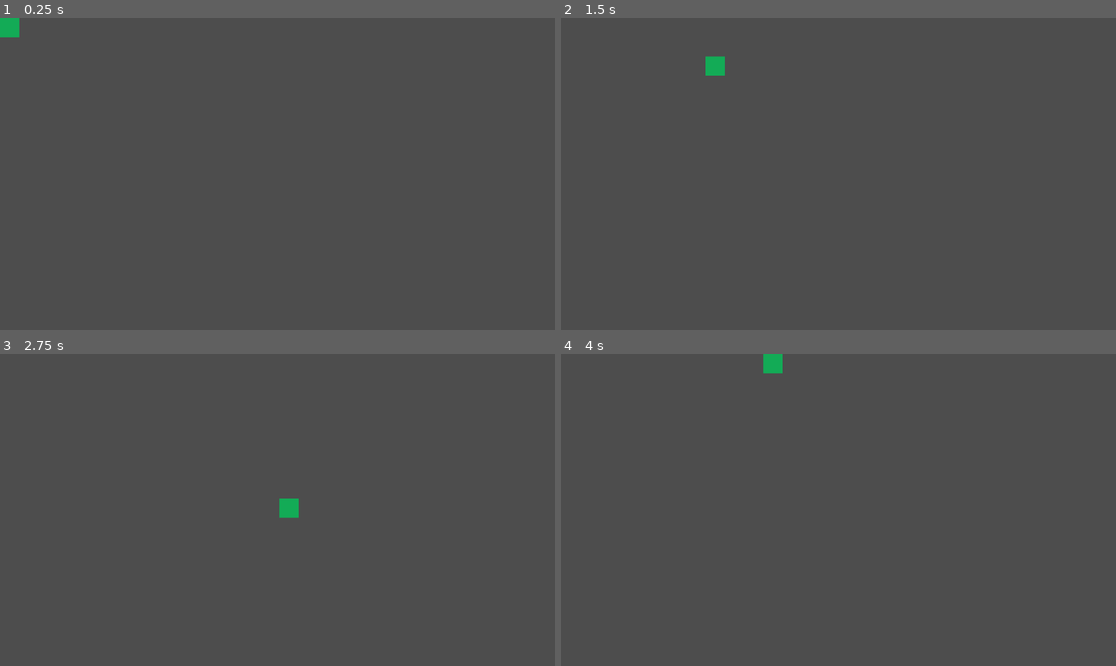
Above: before the commit, frames 1-4 (two rows, left to right).
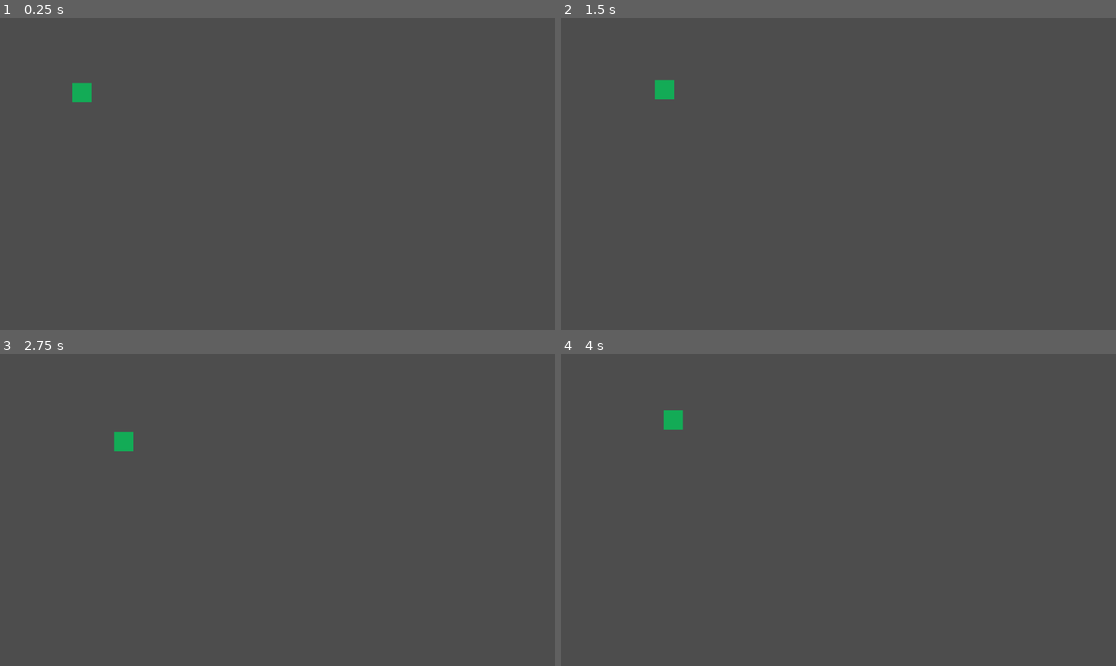
Above: after the commit, the same moments.

Repository: jedim101/snake
Game: Godot game, scene res://scenes/player.tscn
The game is run twice, just before and just after one commit, with the same random seed, the same clock (stepped at 60 frames per second) and the same inputs. This scene is started directly instead of the project's main scene.
Inputs:
- Up to frame 1 (0.25 s): no input
- Up to frame 2 (1.5 s): hold Right (move_right) 0.53-1.28 s; hold Down (move_down) from 1.28 s (still down)
- Up to frame 3 (2.75 s): release Down (move_down) at 2.03 s; hold Right (move_right) from 2.03 s (still down)
- Up to frame 4 (4 s): release Right (move_right) at 2.78 s; hold Up (move_up) 2.78-3.53 s; hold Left (move_left) from 3.53 s (still down)

The runs differ from the first frame. In frame 1, 0.4% of the frame differs, in the area x 0-17%, y 0-27%; in frame 2, 0.4%; in frame 3, 0.4%; in frame 4, 0.4%.

Commit message:
keep moving in same direction

Diff:
--- a/scenes/player.gd
+++ b/scenes/player.gd
@@ -2,6 +2,7 @@
 
 @export var speed = 400 # How fast the player will move (pixels/sec).
 var screen_size # Size of the game window.
+var direction = Vector2(0, -1)
 
 # Called when the node enters the scene tree for the first time.
 func _ready():
@@ -10,18 +11,17 @@
 
 # Called every frame. 'delta' is the elapsed time since the previous frame.
 func _process(delta):
-	var velocity = Vector2.ZERO # The player's movement vector.
 	if Input.is_action_pressed("move_right"):
-		velocity.x += 1
-	if Input.is_action_pressed("move_left"):
-		velocity.x -= 1
-	if Input.is_action_pressed("move_down"):
-		velocity.y += 1
-	if Input.is_action_pressed("move_up"):
-		velocity.y -= 1
+		direction = Vector2(1, 0)
+	elif Input.is_action_pressed("move_left"):
+		direction = Vector2(-1, 0)
+	elif Input.is_action_pressed("move_down"):
+		direction = Vector2(0, 1)
+	elif Input.is_action_pressed("move_up"):
+		direction = Vector2(0, -1)
 
-	if velocity.length() > 0:
-		velocity = velocity.normalized() * speed
+	#if velocity.length() > 0:
+		#velocity = velocity.normalized() * speed
 
-	position += velocity * delta
+	position += direction
 	position = position.clamp(Vector2.ZERO, screen_size)
--- a/scenes/player.tscn
+++ b/scenes/player.tscn
@@ -6,7 +6,9 @@
 size = Vector2(40, 40)
 
 [node name="Player" type="Area2D"]
+position = Vector2(150, 150)
 script = ExtResource("1_x6r5l")
+metadata/_edit_group_ = true
 
 [node name="ColorRect" type="ColorRect" parent="."]
 offset_right = 40.0
